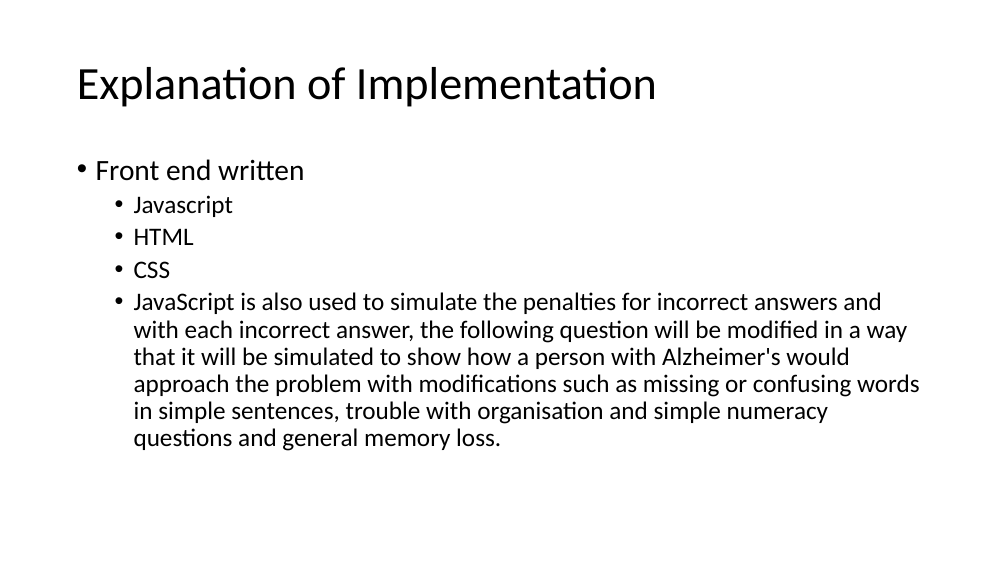
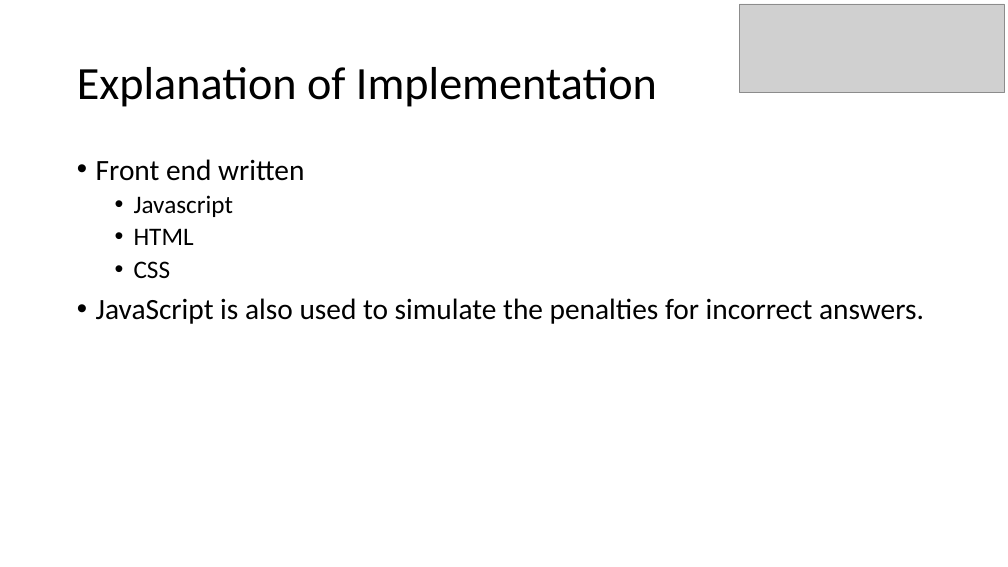
Before and after one commit to Ldn2016/team-11, a slide deck: slide 6 of _presentation/Team 11 Presentation.pptx (slide 4 before the commit). Drawn at 1008x567 pixels with LibreOffice and Linux fonts; fonts in the diff are those of the drawing; grey boxes stand for pictures. Boxes give left, top, right and bottom in pixels: in the first picture for what was removed or moved away, otherwise in the second. Text is boxed around its words. In the diff, an @@ line names an element or a change of style, - is before the commit and + after.

```diff
--- a/_presentation/Team 11 Presentation.pptx
+++ b/_presentation/Team 11 Presentation.pptx
@@ picture added at bbox=[740, 4, 1004, 92] @@
@@ text at bbox=[96, 298, 924, 324]: text changed; size 24 to 28 pt @@
-  • JavaScript is also used to simulate the penalties for incorrect answers and with each incorrect answer, the following question will be modified in a way that it will be simulated to show how a person with Alzheimer's would approach the problem with modifications such as missing or confusing words in simple sentences, trouble with organisation and simple numeracy questions and general memory loss.
+• JavaScript is also used to simulate the penalties for incorrect answers.
```
Also in this commit, not shown: 5 other slides changed, 2 slides added, 1 slide removed.
